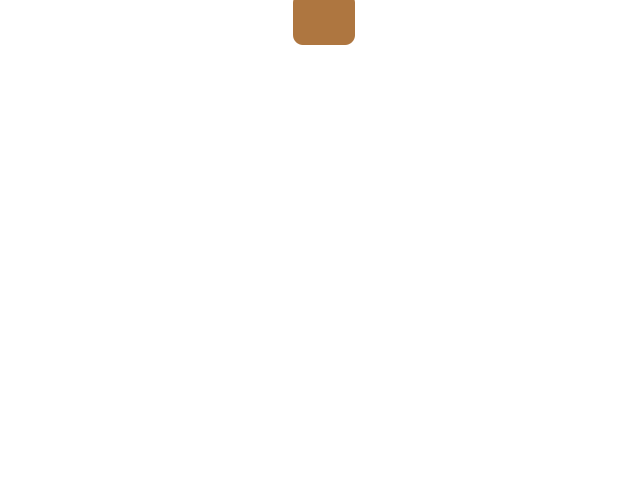
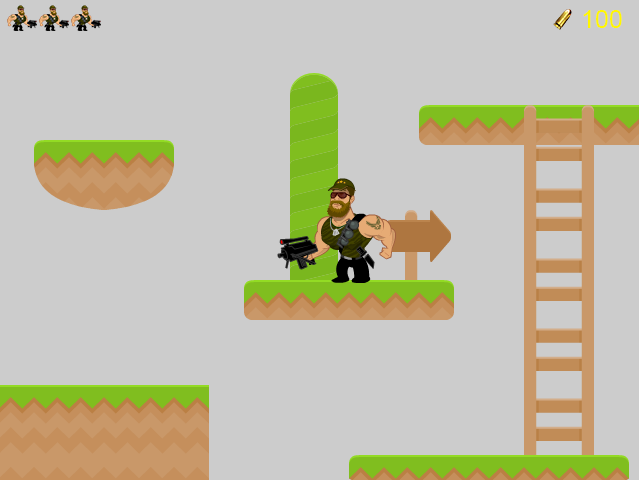
Comparing the layer stacks of the two 639×480 images. Changes:
hid "Rounded Rectangle 1" over (293, 0, 355, 45)
showed "100" over (583, 10, 622, 28)
showed "3d-bullet-cropped" over (553, 9, 572, 30)
showed "hero copy 2" over (71, 5, 101, 31)
showed "hero copy" over (39, 5, 69, 31)
showed "hero" over (7, 5, 37, 31)
showed "Layer 0" over (0, 0, 639, 480)
